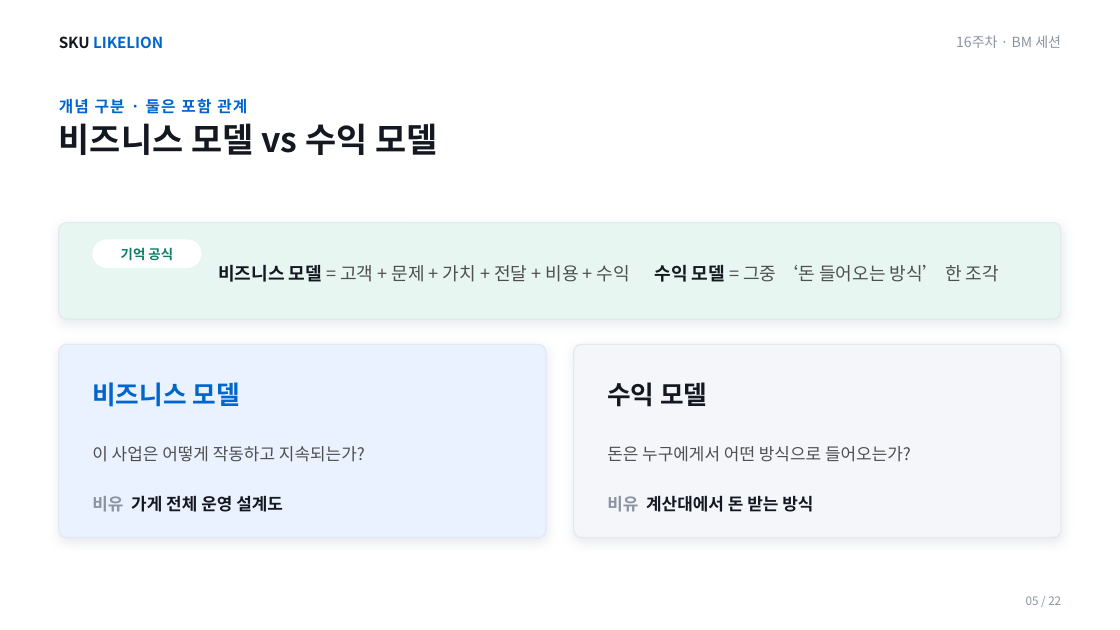
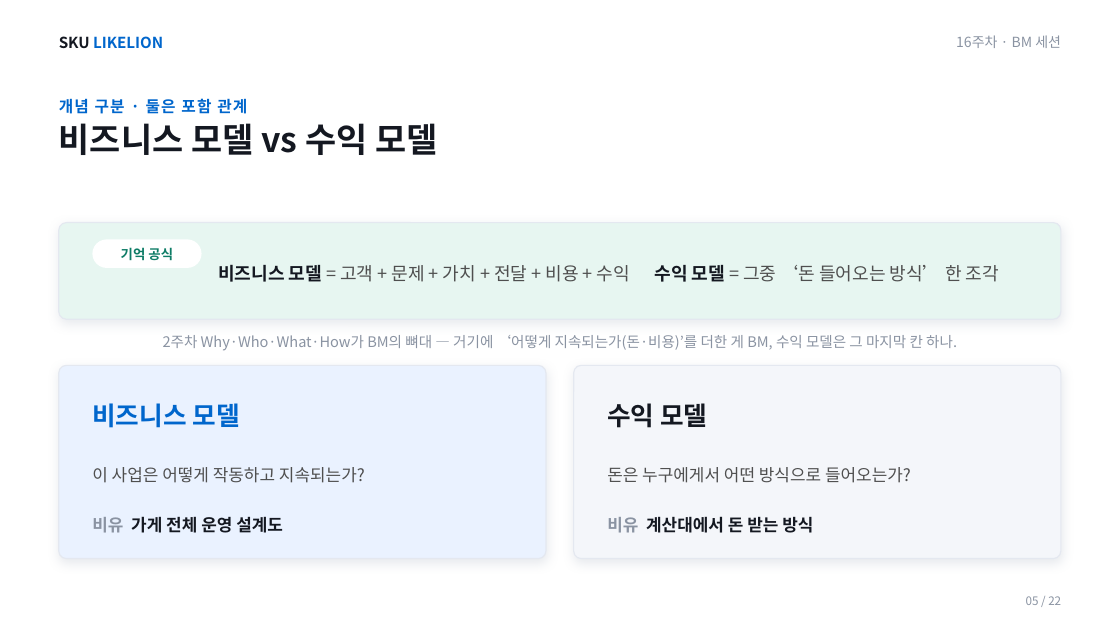
Before and after one commit to SKUnohtaekyung/BM, a slide deck: slide 5 of 슬라이드/BM_16주차_강의덱.pptx. Drawn at 1120x630 pixels with LibreOffice and Linux fonts; fonts in the diff are those of the drawing. Boxes give left, top, right and bottom in pixels: in the first picture for what was removed or moved away, otherwise in the second. Text is boxed around its words. In the diff, an @@ line names an element or a change of style, - is before the commit and + after.

```diff
--- a/슬라이드/BM_16주차_강의덱.pptx
+++ b/슬라이드/BM_16주차_강의덱.pptx
@@ text added at [163, 335, 957, 351], 12.5 pt, text #8A93A2 @@
+2주차 Why·Who·What·How가 BM의 뼈대 — 거기에 ‘어떻게 지속되는가(돈·비용)’를 더한 게 BM, 수익 모델은 그 마지막 칸 하나.
@@ 6 texts, 2 rounded rectangles: place and size @@
-6 texts, 2 rounded rectangles at [59, 344, 1061, 538]
+6 texts, 2 rounded rectangles at [59, 365, 1061, 559]
```
Also in this commit, not shown: 14 other slides changed, 1 other file.
